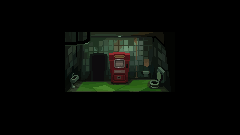
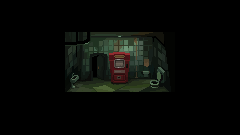
Two versions of the same layered image (240x135). Layer-by-layer changes:
hid group "Areas" (2 layers) over [76, 71, 161, 91]
painted on "Walk area" over [76, 80, 161, 91]
added layer "Layer 2" in group "ToiletRoom.png" over [92, 55, 105, 81]
showed "Charco", painted on it over [123, 81, 148, 88]
